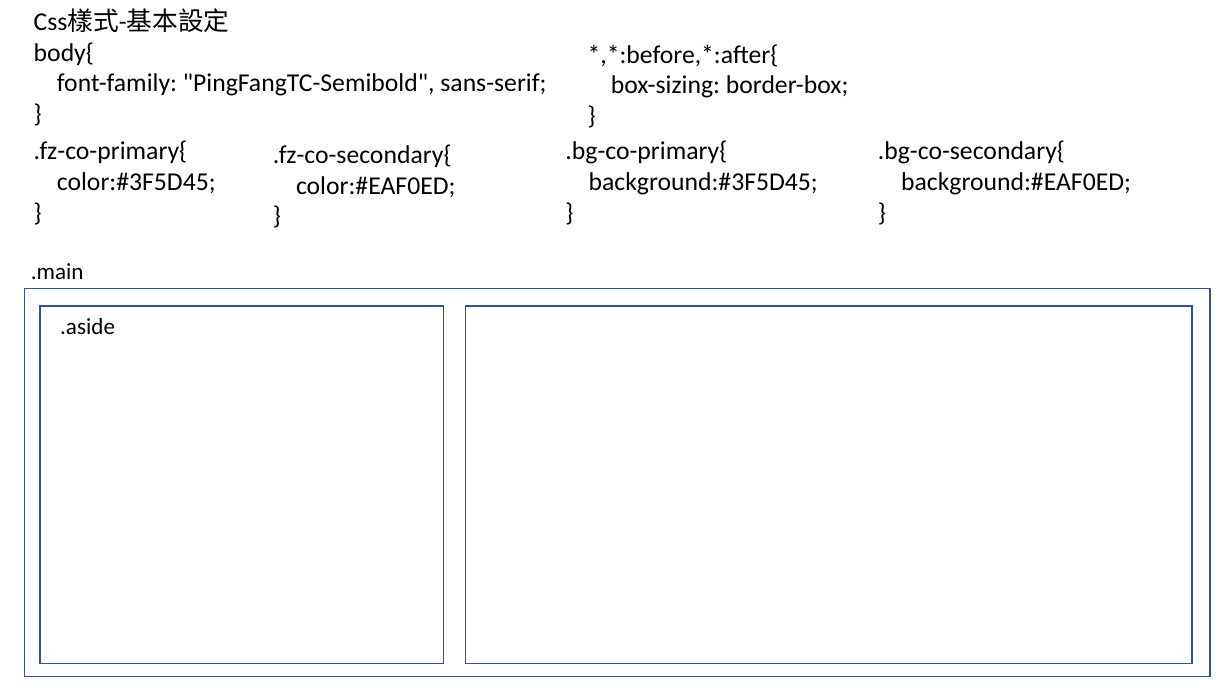
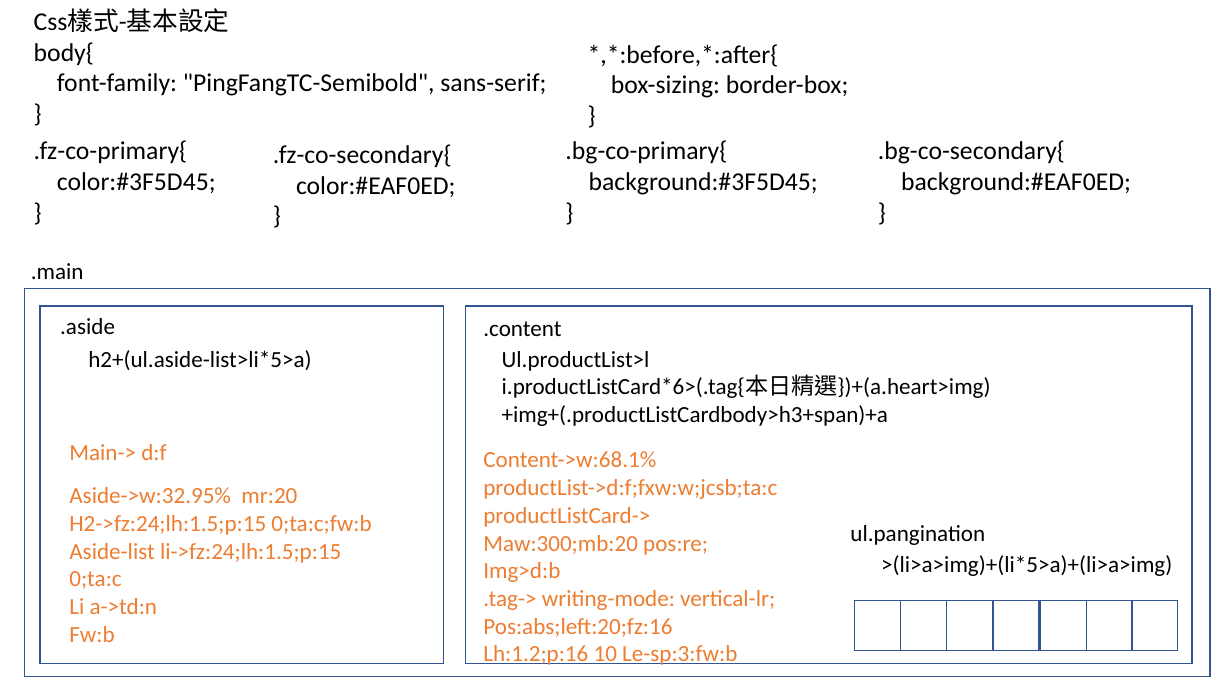
Before and after one commit to GinaTung/2022REV-homework, a slide deck: slide 3 of 公益體驗營/公益程式體驗營(作業架構圖2).pptx. Drawn at 1232x693 pixels with LibreOffice and Linux fonts; fonts in the diff are those of the drawing. Boxes give left, top, right and bottom in pixels: in the first picture for what was removed or moved away, otherwise in the second. Text is boxed around its words. In the diff, an @@ line names an element or a change of style, - is before the commit and + after.

```diff
--- a/公益體驗營/公益程式體驗營(作業架構圖2).pptx
+++ b/公益體驗營/公益程式體驗營(作業架構圖2).pptx
@@ text added at [483, 321, 561, 336], 18 pt, text #000000 @@
+.content
@@ text added at [88, 350, 311, 370], 18 pt, text #000000 @@
+h2+(ul.aside-list>li*5>a)
@@ text added at [502, 351, 991, 426], 18 pt, text #000000 @@
+Ul.productList>l
+i.productListCard*6>(.tag{本日精選})+(a.heart>img)
++img+(.productListCardbody>h3+span)+a
@@ text added at [69, 444, 166, 460], 18 pt, text #ED7D31 @@
+Main-> d:f
@@ text added at [483, 451, 777, 665], 18 pt, text #ED7D31 @@
+Content->w:68.1%
+productList->d:f;fxw:w;jcsb;ta:c
+productListCard->
+Maw:300;mb:20 pos:re;
+Img>d:b
+.tag-> writing-mode: vertical-lr;
+Pos:abs;left:20;fz:16
+Lh:1.2;p:16 10 Le-sp:3:fw:b
@@ text added at [69, 487, 371, 642], 18 pt, text #ED7D31 @@
+Aside->w:32.95% mr:20
+H2->fz:24;lh:1.5;p:15 0;ta:c;fw:b
+Aside-list li->fz:24;lh:1.5;p:15 0;ta:c
+Li a->td:n
+Fw:b
@@ text added at [850, 525, 985, 545], 18 pt, text #000000 @@
+ul.pangination
@@ text added at [881, 555, 1172, 576], 18 pt, text #000000 @@
+>(li>a>img)+(li*5>a)+(li>a>img)
@@ rectangle added at [855, 601, 901, 651], outline #325491 1 pt @@
@@ rectangle added at [901, 601, 947, 651], outline #325491 1 pt @@
@@ rectangle added at [947, 601, 994, 651], outline #325491 1 pt @@
@@ rectangle added at [994, 601, 1040, 651], outline #325491 1 pt @@
@@ rectangle added at [1041, 601, 1087, 651], outline #325491 1 pt @@
@@ rectangle added at [1087, 601, 1133, 651], outline #325491 1 pt @@
@@ rectangle added at [1131, 601, 1177, 651], outline #325491 1 pt @@
```
Also in this commit, not shown: 1 slide added, 12 other files.
